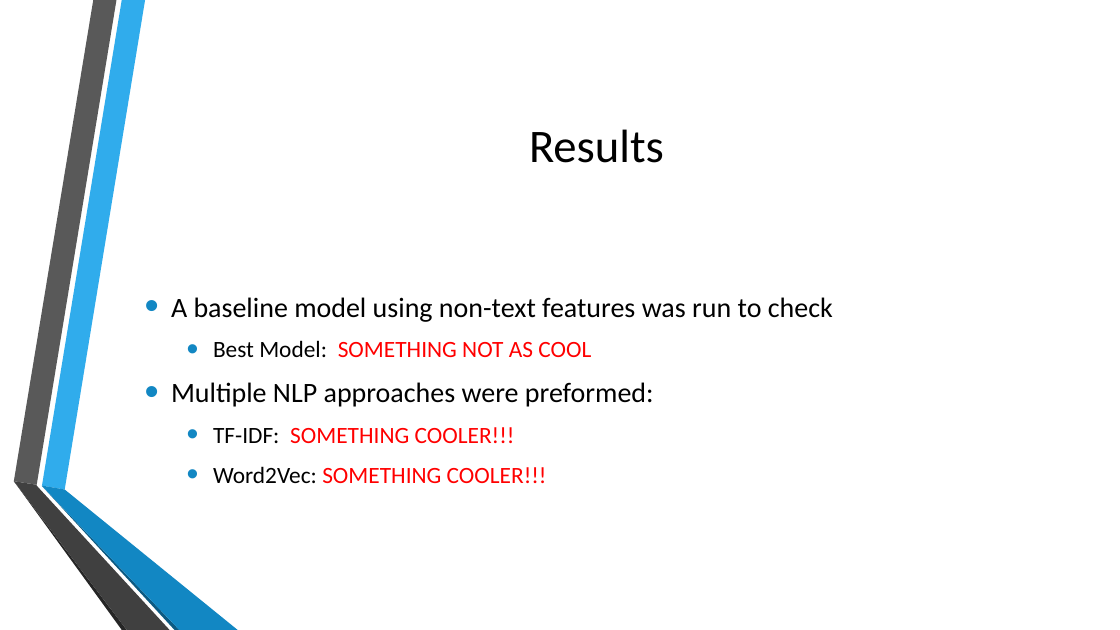
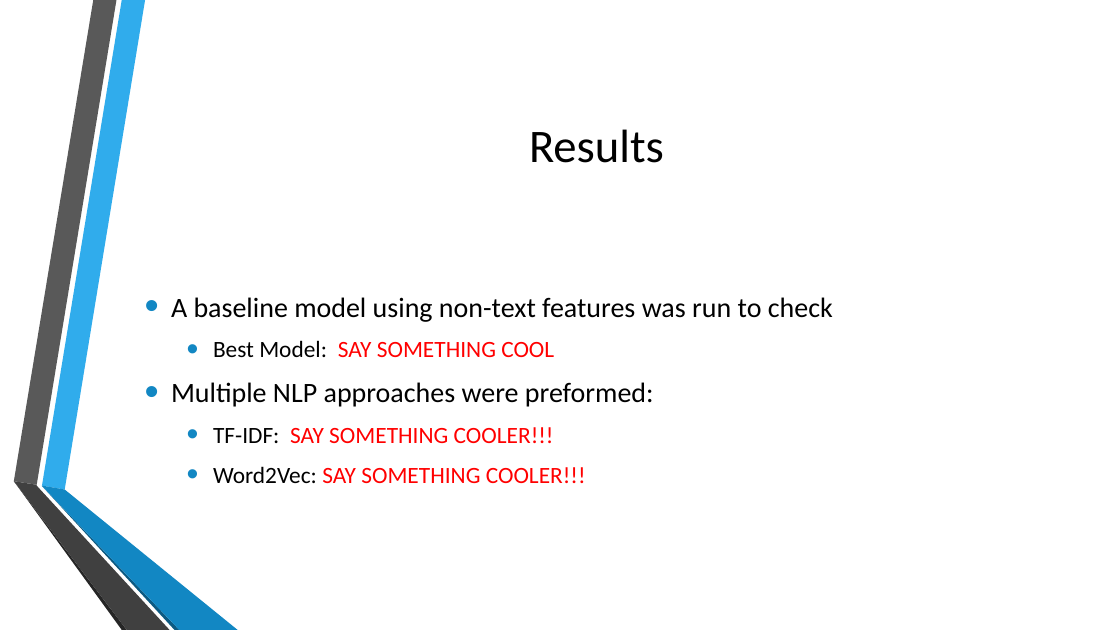
Before and after one commit to ChrisMichael11/Consumer_Complaint_Project, a slide deck: slide 7 of ppt/Consumer_Complaints.pptx. Drawn at 1120x630 pixels with LibreOffice and Linux fonts; fonts in the diff are those of the drawing; background and template pictures are left out. Boxes give left, top, right and bottom in pixels: in the first picture for what was removed or moved away, otherwise in the second. Text is boxed around its words. In the diff, an @@ line names an element or a change of style, - is before the commit and + after.

```diff
--- a/ppt/Consumer_Complaints.pptx
+++ b/ppt/Consumer_Complaints.pptx
@@ text at box(213, 340, 554, 357): text changed @@
-  • Best Model: SOMETHING NOT AS COOL
+  • Best Model: SAY SOMETHING COOL
@@ text at box(213, 427, 586, 483): text changed @@
-  • TF-IDF: SOMETHING COOLER!!!
-  • Word2Vec: SOMETHING COOLER!!!
+  • TF-IDF: SAY SOMETHING COOLER!!!
+  • Word2Vec: SAY SOMETHING COOLER!!!
```
Also in this commit, not shown: 6 other slides changed, 1 other file.
